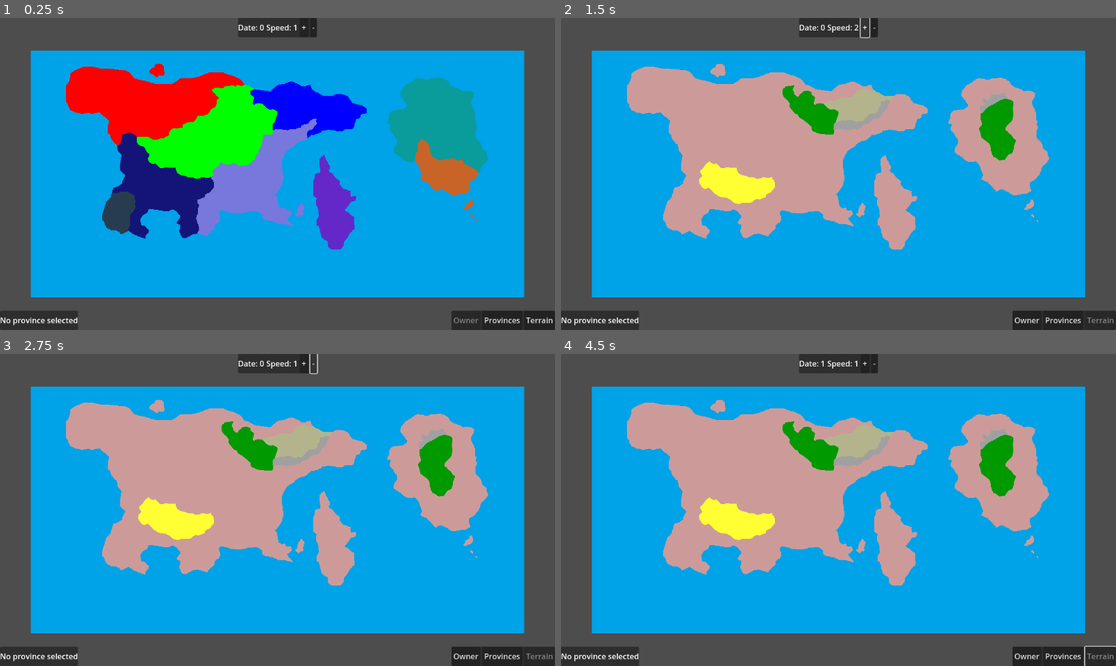
Above: before the commit, frames 1-4 (two rows, left to right).
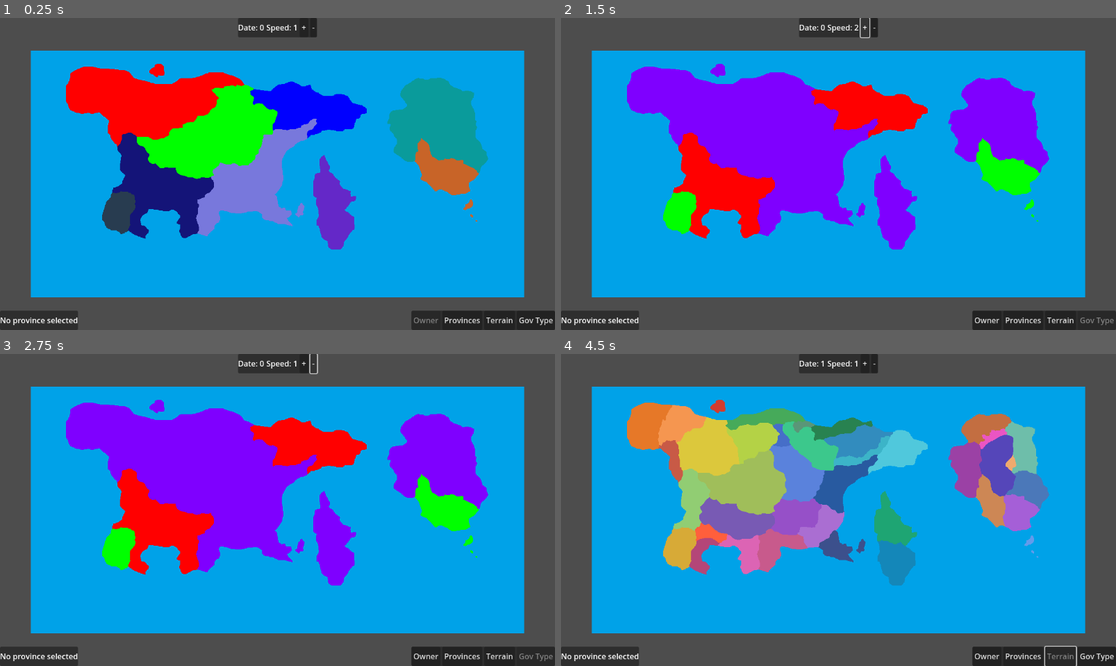
Above: after the commit, the same moments.

Repository: tsallustro/map-game
Game: Godot game, scene res://main.tscn
Two runs of this game, one before a commit and one after it. Both use one fixed random seed, a clock stepped at 60 frames per second and the inputs below.
Inputs (mouse positions are in pixels of both pictures, inside the frame that each line leads up to):
- Up to frame 1 (0.25 s): no input
- Up to frame 2 (1.5 s): click (1099, 320) at 0.5 s, where only the run after the commit has a clickable "Gov Type"; click "+" at 1.25 s
- Up to frame 3 (2.75 s): click "-" at 2 s
- Up to frame 4 (4.5 s): click "Owner" at 2.75 s; click "Provinces" at 3.5 s; click "Terrain" at 4.25 s

The runs differ from the first frame. In frame 1, 0.6% of the frame differs, in the area x 74-100%, y 93-100%; in frame 2, 24%; in frame 3, 24%; in frame 4, 24%, in the area x 11-100%, y 14-100%.

Commit message:
Government Types and mapmode

Diff:
--- a/data/countries.json
+++ b/data/countries.json
@@ -5,7 +5,8 @@
 			255.0,
 			0.0,
 			0.0
-		]
+		],
+		"type": "MONARCHY"
 	},
 	"HRS": {
 		"name": "Haerslean Kingdom",
@@ -13,7 +14,8 @@
 			0.0,
 			255.0,
 			0.0
-		]
+		],
+		"type": "MONARCHY"
 	},
 	"NET": {
 		"name": "Northeastern Tribes",
@@ -21,7 +23,8 @@
 			0.0,
 			0.0,
 			255.0
-		]
+		],
+		"type": "TRIBAL"
 	},
 	"NYM": {
 		"name": "Kingdom of Nymbria",
@@ -29,7 +32,8 @@
 			120.0,
 			120.0,
 			220.0
-		]
+		],
+		"type": "MONARCHY"
 	},
 	"ORM": {
 		"name": "Ormireth Territories",
@@ -37,7 +41,8 @@
 			20.0,
 			20.0,
 			120.0
-		]
+		],
+		"type": "TRIBAL"
 	},
 	"NEU": {
 		"name": "United Kingdom of Neuver Island",
@@ -45,7 +50,8 @@
 			100.0,
 			40.0,
 			200.0
-		]
+		],
+		"type": "MONARCHY"
 	},
 	"MOR": {
 		"name": "Republic of Morintrie",
@@ -53,7 +59,8 @@
 			200.0,
 			100.0,
 			40.0
-		]
+		],
+		"type": "REPUBLIC"
 	},
 	"EMB": {
 		"name": "Emberfall",
@@ -61,7 +68,8 @@
 			40.0,
 			60.0,
 			80.0
-		]
+		],
+		"type": "REPUBLIC"
 	},
 	"AST": {
 		"name": "Kingdom of Astravia",
@@ -69,6 +77,7 @@
 			10.0,
 			155.0,
 			155.0
-		]
+		],
+		"type": "MONARCHY"
 	}
 }
--- /dev/null
+++ b/data/government_types.json
@@ -0,0 +1,34 @@
+[
+	{
+		"name": "MONARCHY",
+		"color": [
+			127.0,
+			0.0,
+			255.0
+		]
+	},
+	{
+		"name": "REPUBLIC",
+		"color": [
+			0.0,
+			255.0,
+			0.0
+		]
+	},
+	{
+		"name": "TRIBAL",
+		"color": [
+			255.0,
+			0.0,
+			0.0
+		]
+	},
+	{
+		"name": "INDETERMINATE",
+		"color": [
+			255.0,
+			0.0,
+			0.0
+		]
+	}
+]
--- a/data/terrain.json
+++ b/data/terrain.json
@@ -38,5 +38,13 @@
 			180.0,
 			140.0
 		]
+	},
+	{
+		"name": "INDETERMINATE",
+		"color": [
+			255.0,
+			0.0,
+			0.0
+		]
 	}
 ]
--- a/main.tscn
+++ b/main.tscn
@@ -107,3 +107,7 @@
 [node name="TerrainViewButton" type="Button" parent="UI/ViewButtons/HBoxContainer"]
 layout_mode = 2
 text = "Terrain"
+
+[node name="GovTypeViewButton" type="Button" parent="UI/ViewButtons/HBoxContainer"]
+layout_mode = 2
+text = "Gov Type"
--- a/scripts/Enums.gd
+++ b/scripts/Enums.gd
@@ -1,5 +1,7 @@
 class_name Enums
 
-enum ViewMode { OWNER = 0, PROVINCE = 1, TERRAIN =2}
+enum ViewMode { OWNER = 0, PROVINCE = 1, TERRAIN =2, GOVTYPE =3}
 
-enum TerrainType {FOREST, PLAIN, MOUNTAIN, DESERT, HILL}
+enum TerrainType {FOREST, PLAIN, MOUNTAIN, DESERT, HILL, INDETERMINATE = -1}
+
+enum GovernmentType {MONARCHY, REPUBLIC, TRIBAL, INDETERMINATE = -1}
--- a/scripts/Main.gd
+++ b/scripts/Main.gd
@@ -7,6 +7,7 @@
 @onready var province_btn: Button = $UI/ViewButtons/HBoxContainer/ProvinceViewButton
 @onready var owner_btn: Button = $UI/ViewButtons/HBoxContainer/OwnerViewButton
 @onready var terrain_btn: Button = $UI/ViewButtons/HBoxContainer/TerrainViewButton
+@onready var gt_btn: Button = $UI/ViewButtons/HBoxContainer/GovTypeViewButton
 
 # Speed Buttons
 @onready var speed_up_btn: Button = $"UI/Top Panel/HBoxContainer/HBoxContainer2/SpeedUpButton"
@@ -17,6 +18,7 @@
 	province_btn.pressed.connect(_on_province_view_pressed)
 	owner_btn.pressed.connect(_on_owner_view_pressed)
 	terrain_btn.pressed.connect(_on_terrain_view_pressed)
+	gt_btn.pressed.connect(_on_gt_view_pressed)
 
 	speed_up_btn.pressed.connect(_on_speed_up_pressed)
 	speed_down_btn.pressed.connect(_on_speed_down_pressed)
@@ -43,11 +45,15 @@
 func _on_terrain_view_pressed() -> void:
 	GameState.set_view_mode(Enums.ViewMode.TERRAIN)
 
+func _on_gt_view_pressed() -> void:
+	GameState.set_view_mode(Enums.ViewMode.GOVTYPE)
+
 func _on_view_mode_changed(mode: int) -> void:
 	# Visual feedback: disable active button
 	owner_btn.disabled = (mode == Enums.ViewMode.OWNER)
 	province_btn.disabled = (mode == Enums.ViewMode.PROVINCE)
 	terrain_btn.disabled = (mode == Enums.ViewMode.TERRAIN)
+	gt_btn.disabled = (mode == Enums.ViewMode.GOVTYPE)
 
 	print("Set view mode: "+str(mode))
 
--- a/scripts/MapRenderer.gd
+++ b/scripts/MapRenderer.gd
@@ -30,6 +30,7 @@
 	var prov_arr := PackedColorArray()
 	var owner_arr := PackedColorArray()
 	var terrain_arr := PackedColorArray()
+	var gt_arr := PackedColorArray()
 
 	for p in GameState.provinces:
 		var mc: Array = p["mask_color"]
@@ -41,9 +42,13 @@
 		var p_terrain_color := GameState.get_province_terrain_color_by_id(p["id"])
 		terrain_arr.append(p_terrain_color)
 
+		var p_gt_color := GameState.get_gt_color_by_country_id(owner_id)
+		gt_arr.append(p_gt_color)
+
 	_mat.set_shader_parameter("prov_colors", prov_arr)
 	_mat.set_shader_parameter("owner_colors", owner_arr)
 	_mat.set_shader_parameter("terrain_colors", terrain_arr)
+	_mat.set_shader_parameter("gt_colors", gt_arr)
 
 func _on_view_mode_changed(mode: int) -> void:
 	_mat.set_shader_parameter("view_mode", mode)
--- a/scripts/autoload/GameState.gd
+++ b/scripts/autoload/GameState.gd
@@ -10,23 +10,25 @@
 var view_mode: int = Enums.ViewMode.OWNER
 
 # Raw loaded data
-var countries: Dictionary = {}          		# "NWT" -> {name, color:[r,g,b]}
-var provinces: Array = []               		# ordered list of province dicts
-var terrain: Array = []							# ordered list of terrain dicts
+var countries: Dictionary = {}          			# "NWT" -> {name, color:[r,g,b], type}
+var provinces: Array = []               			# ordered list of province dicts
+var terrain: Array = []								# ordered list of terrain dicts
+var government_types : Array = []					# ordered list of government type dicts
 
 # Derived indices (fast lookups)
-var country_color: Dictionary = {}      		# "NWT" -> Color (0..1)
-var province_index_by_id: Dictionary = {}       # "p_blue" -> 1
-var province_index_by_maskkey: Dictionary = {}  # "235,42,255" -> 0
-var province_terrain_by_id: Dictionary = {} 	# "p_yellow" -> Enums.TerrainType.DESERT
-var terrain_color : Dictionary = {}				# Enums.TerrainType.DESERT -> color
+var country_color: Dictionary = {}      			# "NWT" -> Color (0..1)
+var province_index_by_id: Dictionary = {}       	# "p_blue" -> 1
+var province_index_by_maskkey: Dictionary = {}  	# "235,42,255" -> 0
+var province_terrain_by_id: Dictionary = {} 		# "p_yellow" -> Enums.TerrainType.DESERT
+var terrain_color : Dictionary = {}					# Enums.TerrainType.DESERT -> color
+var government_type_color : Dictionary = {}			# Enums.GovernmentType.TRIBAL -> color
 
 # Other common vars
 var selected_province_id: String = ""
 var time := 0
-var timePerTick := 5							# In seconds
+var timePerTick := 5								# In seconds
 var tickTimeRemaining := float(timePerTick)
-var speed := 1									# A tick occurs every (timePerTick / speed) seconds
+var speed := 1										# A tick occurs every (timePerTick / speed) seconds
 
 func _ready() -> void:
 	call_deferred("load_all")
@@ -47,6 +49,8 @@
 	countries = _load_json_dict("res://data/countries.json")
 	provinces = _load_json_array("res://data/provinces.json")
 	terrain = _load_json_array("res://data/terrain.json")
+	government_types = _load_json_array("res://data/government_types.json")
+
 	_validate_data()
 	print("Successfully loaded JSON")
 	print("Found "+str(provinces.size())+" provinces from data")
@@ -57,20 +61,33 @@
 	emit_signal("data_loaded")
 
 func _build_indexes() -> void:
-	# Normalize country colors once
+
+	# Country indexing
 	country_color.clear()
 	for cid in countries.keys():
 		var rgb: Array = countries[cid]["color"]
 		country_color[cid] = _rgb_to_color(rgb)
 
-	# Province indexing + maskkey lookup (order is the JSON array order)
+	# Terrain color indexing
 	terrain_color.clear()
 	for t in range(terrain.size()):
 		var terrain_data = terrain[t]
-		var terrain_id = Enums.TerrainType.get(terrain_data["name"])
+		var terrain_id = Enums.TerrainType.get(terrain_data["name"], -1)
 		var rgb = terrain_data["color"]
 		terrain_color[terrain_id] = _rgb_to_color(rgb)
 
+	# print("Loaded %d colors from %d terrains"%[terrain_color.size(), terrain.size()])
+
+	# Government type color indexing
+	government_type_color.clear()
+	for gt in range(government_types.size()):
+		var gt_data = government_types[gt]
+		var gt_id = Enums.GovernmentType.get(gt_data["name"], -1)
+		var rgb = gt_data["color"]
+		government_type_color[gt_id] = _rgb_to_color(rgb)
+	# print("Loaded %d colors from %d government types"%[government_type_color.size(), government_types.size()])
+
+	# Province indexing
 	province_index_by_id.clear()
 	province_index_by_maskkey.clear()
 	province_terrain_by_id.clear()
@@ -115,6 +132,7 @@
 				# TODO validate colors
 
 	# TODO validate country data
+
 # View Modes
 func set_view_mode(mode: int) -> void:
 	if view_mode == mode:
@@ -154,11 +172,23 @@
 		return {}
 	return provinces[idx]
 
+func get_province_owner_id_by_pid(province_id: String) -> String:
+	var idx : int = province_index_by_id.get(province_id, -1)
+	if idx == -1:
+		push_error("Unknown province_id: " + province_id)
+		return ""
+
+	return provinces[idx]["owner"]
+
 func get_province_terrain_by_id(province_id: String) -> int:
 	return province_terrain_by_id.get(province_id, -1)
 
 func get_province_terrain_color_by_id(province_id: String) -> Color:
 	return terrain_color[get_province_terrain_by_id(province_id)]
+
+func get_gt_color_by_country_id(country_id: String) -> Color:
+	var government_type = Enums.GovernmentType.get(countries[country_id]["type"],-1)
+	return government_type_color[government_type]
 
 func get_country_name_by_country_id(country_id : String)-> String:
 	return countries[country_id]["name"] if country_id in countries else "UNKNOWN"
--- a/shaders/province_highlight.gdshader
+++ b/shaders/province_highlight.gdshader
@@ -8,6 +8,7 @@
 uniform vec4 prov_colors[39];
 uniform vec4 owner_colors[39];
 uniform vec4 terrain_colors[39];
+uniform vec4 gt_colors[39];
 
 uniform vec4 outline_color : source_color = vec4(1.0, 1.0, 0.0, 1.0);
 uniform float enabled_outline = 1.0;
@@ -52,8 +53,10 @@
 				recolor = owner_colors[idx].rgb;
 			} else if (view_mode == 1){ // Province view
 				recolor = prov_colors[idx].rgb;
-			}else { // Terrain view
-				recolor = terrain_colors[idx].rgb;
+			} else if (view_mode == 2){ // Terrain view
+				recolor = prov_colors[idx].rgb;
+			}else { // GT view
+				recolor = gt_colors[idx].rgb;
 			}
 		}
 	}
Not shown, changed: .gitignore
